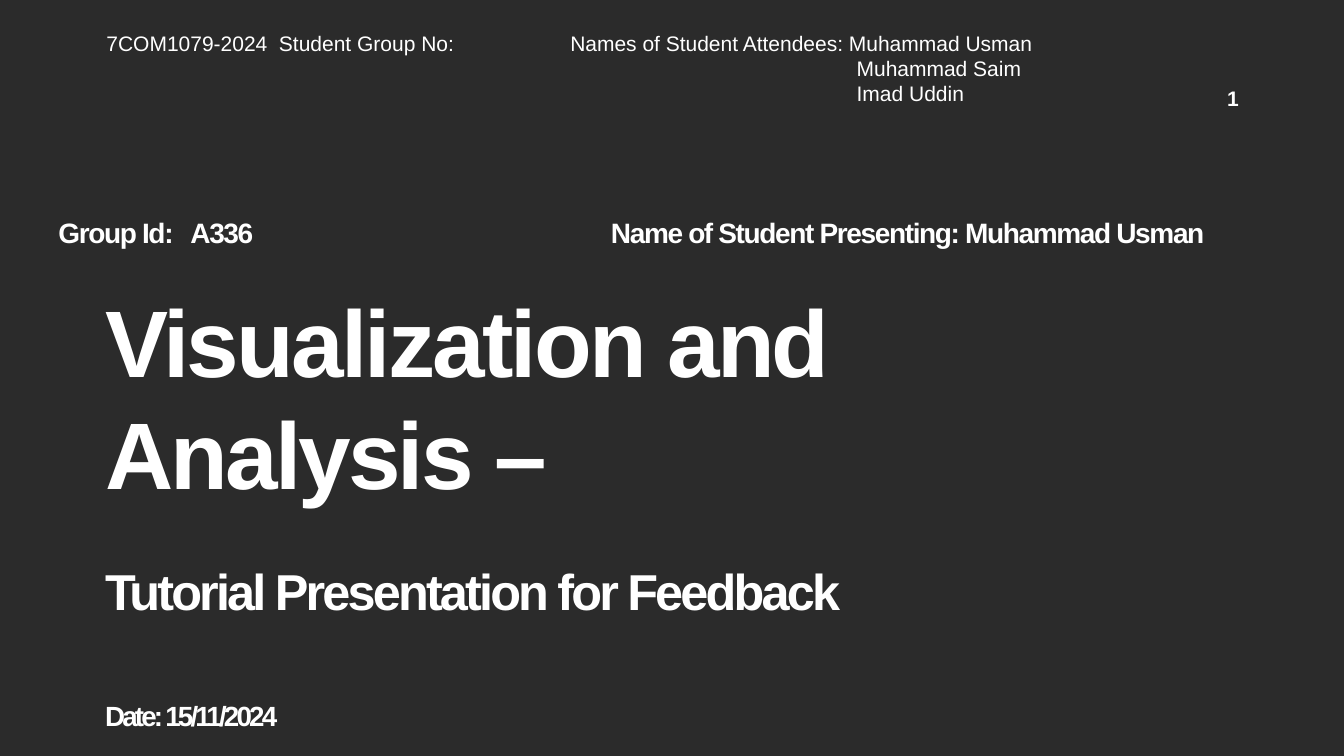
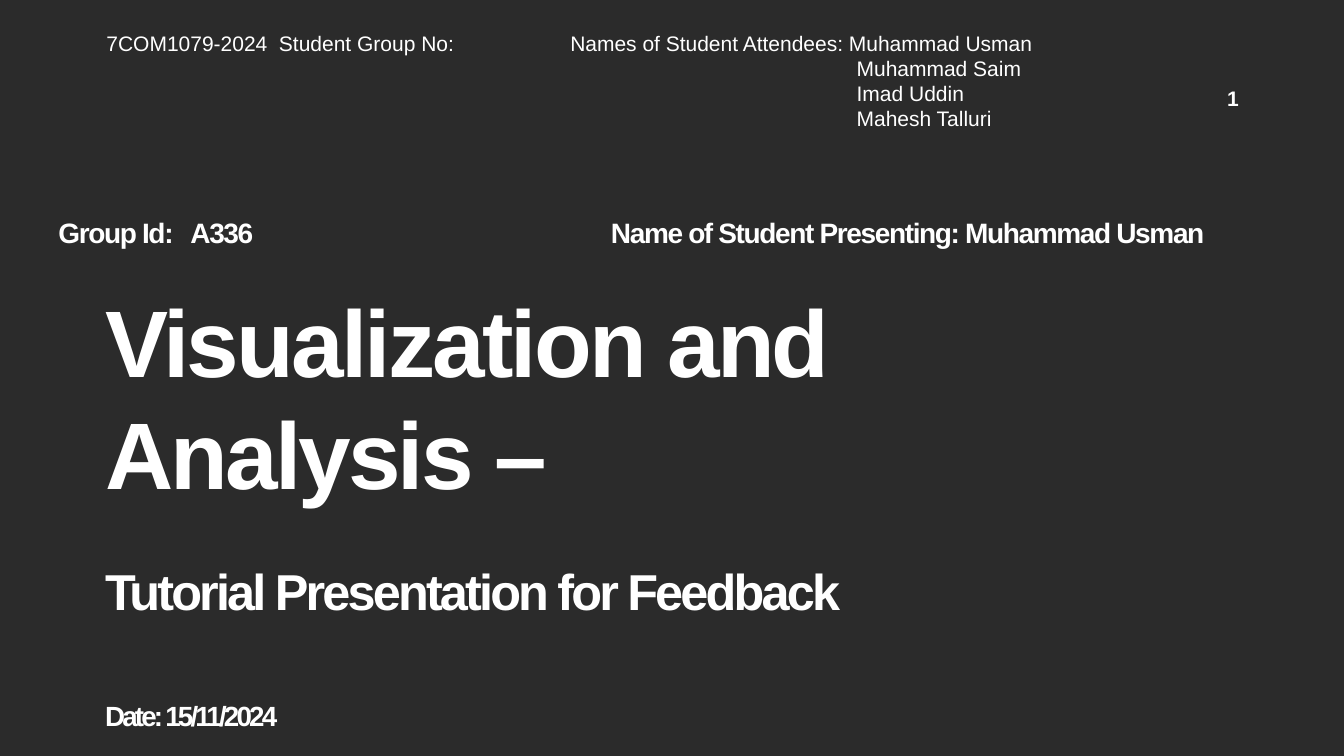
Before and after one commit to Usman24abk/A336-7COM1079, a slide deck: slide 1 of Group A336 visualization.pptx. Drawn at 1344x756 pixels with LibreOffice and Linux fonts; fonts in the diff are those of the drawing; background and template pictures are left out; a plain dark background stands for a picture behind light text. Boxes give left, top, right and bottom in pixels: in the first picture for what was removed or moved away, otherwise in the second. Text is boxed around its words. In the diff, an @@ line names an element or a change of style, - is before the commit and + after.

Commit message:
Update visualization file with latest updated histogram and scatter plot

```diff
--- a/Group A336 visualization.pptx
+++ b/Group A336 visualization.pptx
@@ text at bbox=[857, 110, 992, 126]: paragraph added @@
+Mahesh Talluri
```
Also in this commit, not shown: 2 other slides changed, 1 other file.
